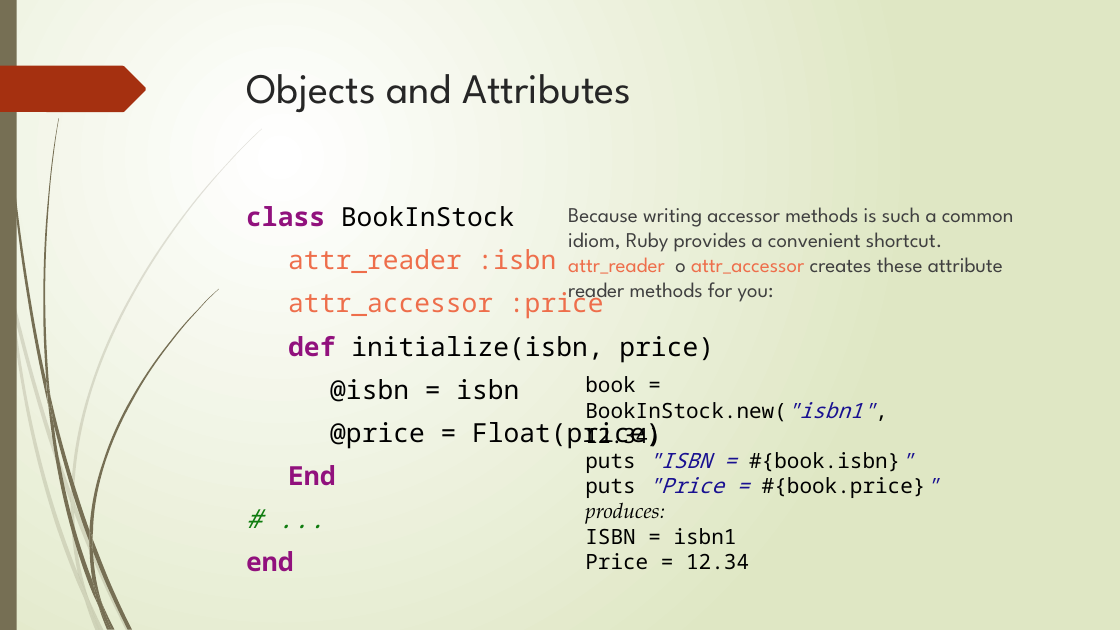
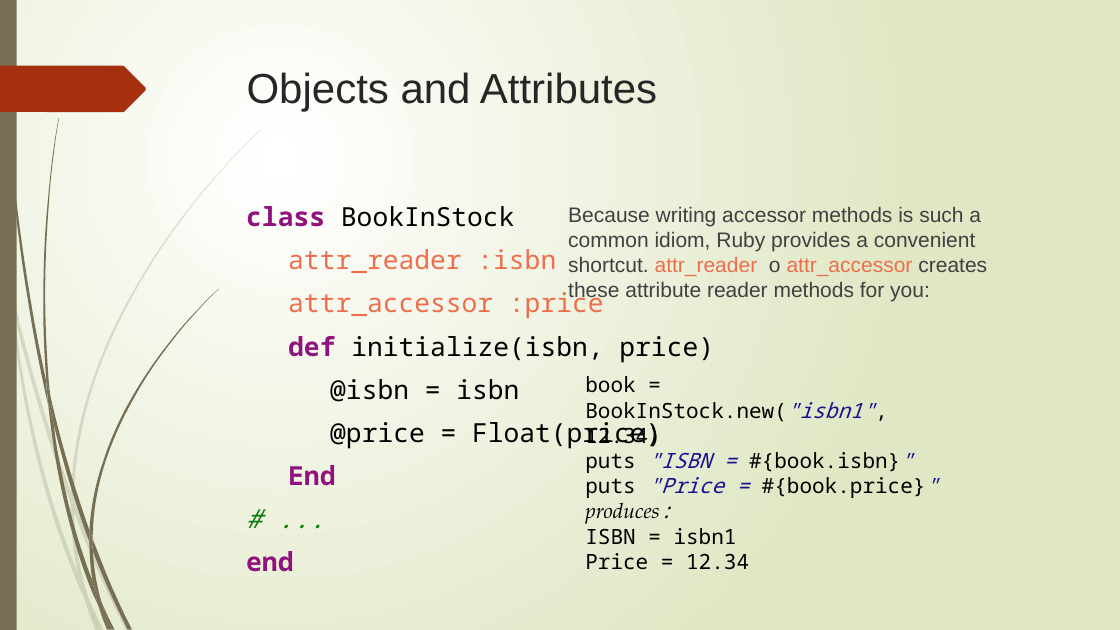
Before and after one commit to angelmoralesb/Fedesoft, a slide deck: slide 5 of ProyectoRuby/Libros/PresentacionRuby.pptx. Drawn at 1120x630 pixels with LibreOffice and Linux fonts; fonts in the diff are those of the drawing. Boxes give left, top, right and bottom in pixels: in the first picture for what was removed or moved away, otherwise in the second. Text is boxed around its words. In the diff, an @@ line names an element or a change of style, - is before the commit and + after.

```diff
--- a/ProyectoRuby/Libros/PresentacionRuby.pptx
+++ b/ProyectoRuby/Libros/PresentacionRuby.pptx
@@ title "Objects and Attributes" at box(247, 72, 657, 112): font League Spartan to Arial @@
@@ text "Because writing accessor methods is ..." at box(568, 207, 987, 302): font League Spartan to Arial @@
@@ text at box(585, 497, 660, 524): font TeX Gyre Pagella to Noto Sans Mono in "produces:" @@
```
Also in this commit, not shown: 52 other slides changed, 4 other files.
